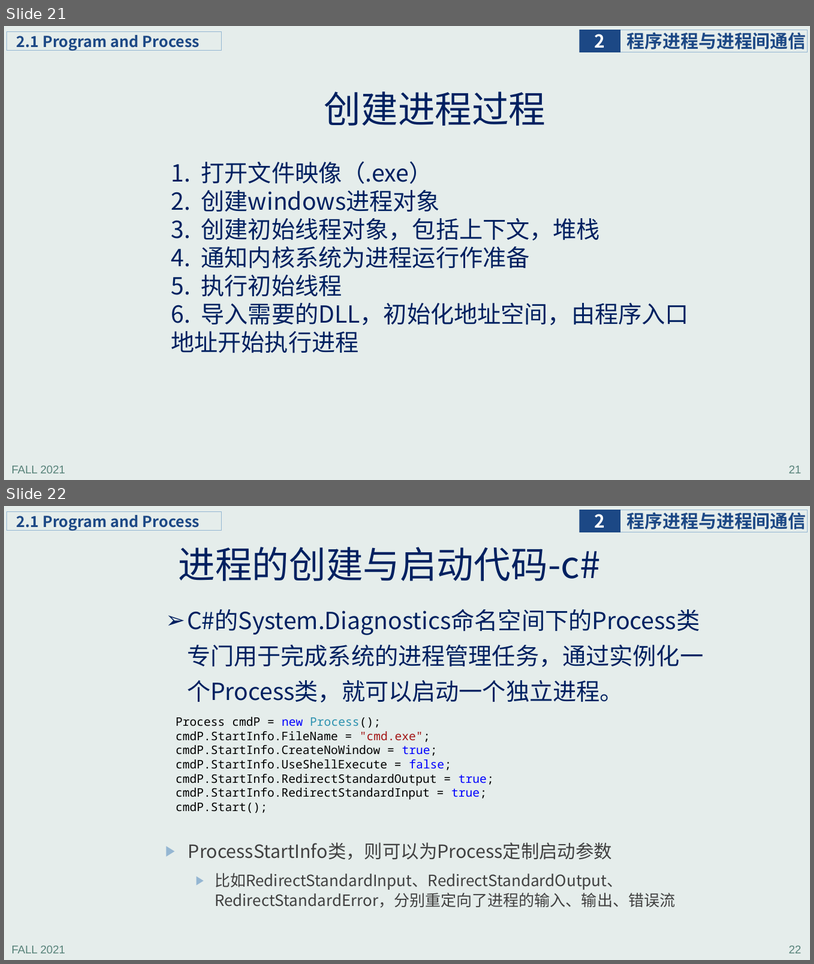
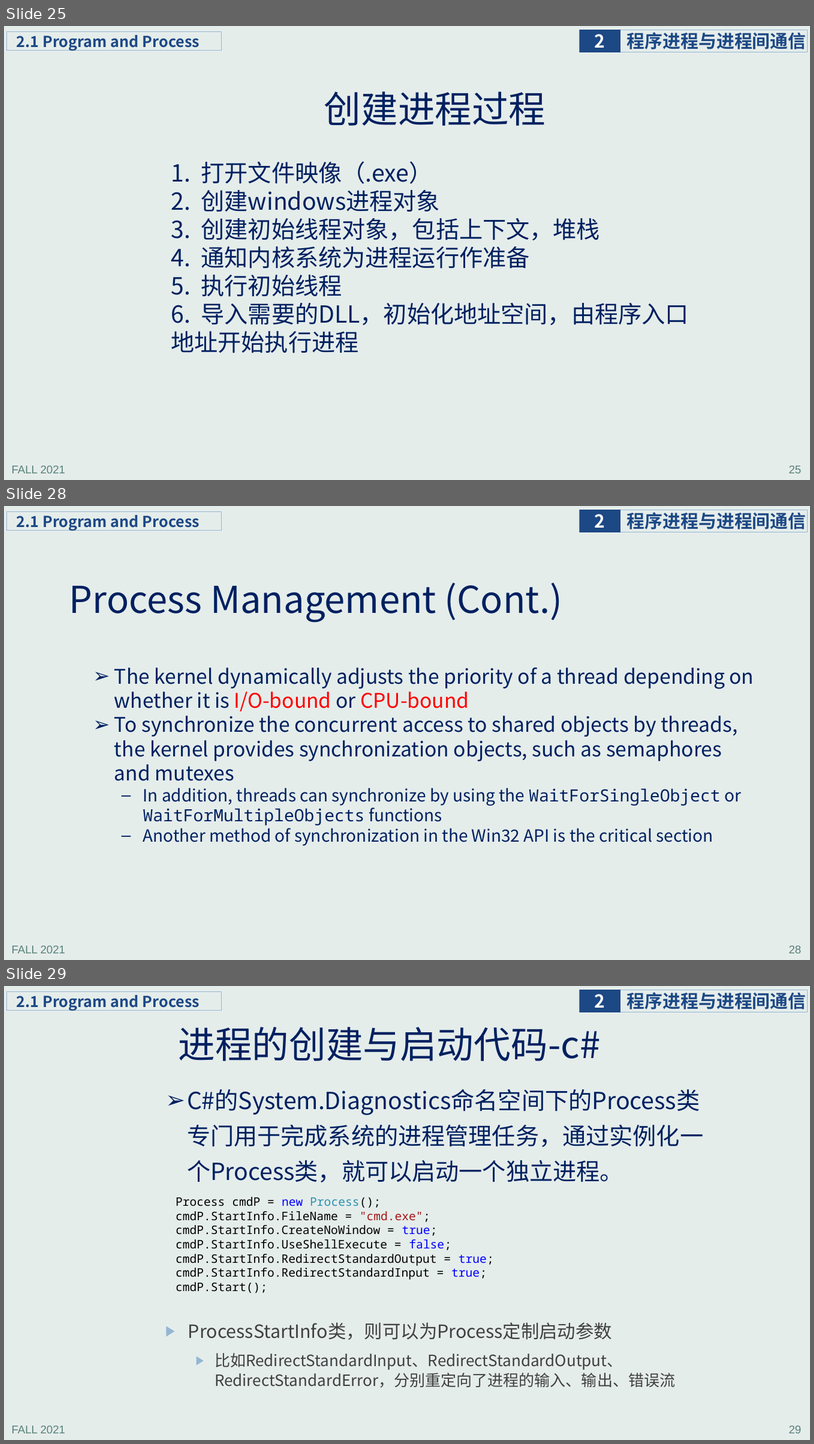
Before and after one commit to principleWindows/win-principle-2021, a slide deck: slides/instruction/principleWindows_2.pptx. Shown one above the other, each under a label of ours: slides 21 and 22 before the commit, slides 25, 28 and 29 after it; the slides between them are not shown. The pictures are 814x964 and 814x1444 pixels, drawn with LibreOffice and Linux fonts; fonts in the diff are those of the drawing. Boxes give left, top, right and bottom in pixels: in the first picture for what was removed or moved away, otherwise in the second. Text is boxed around its words. In the diff, an @@ line names an element or a change of style, - is before the commit and + after.

```diff
--- a/slides/instruction/principleWindows_2.pptx
+++ b/slides/instruction/principleWindows_2.pptx
@@ slide 28 added at (4, 506, 810, 960), background #E5EDEB; not listed: 5 template elements that a slide beside it also shows @@
@@ title added at (69, 583, 563, 622), 44 pt, text #002060 @@
+Process Management (Cont.)
@@ text added at (114, 667, 755, 846), 24 pt, text #002060 @@
+➢ The kernel dynamically adjusts the priority of a thread depending on whether it is I/O-bound or CPU-bound
+➢ To synchronize the concurrent access to shared objects by threads, the kernel provides synchronization objects, such as semaphores and mutexes
+  – In addition, threads can synchronize by using the WaitForSingleObject or WaitForMultipleObjects functions
+  – Another method of synchronization in the Win32 API is the critical section
@@ what was slide 21 is now slide 25 @@
@@ page number at (789, 465, 802, 473): text changed @@
-21
+25
@@ what was slide 22 is now slide 29 @@
@@ page number at (789, 1425, 802, 1433): text changed @@
-22
+29
```
Also in this commit, not shown: 2 slides changed, 6 other slides added, 4 other files.
